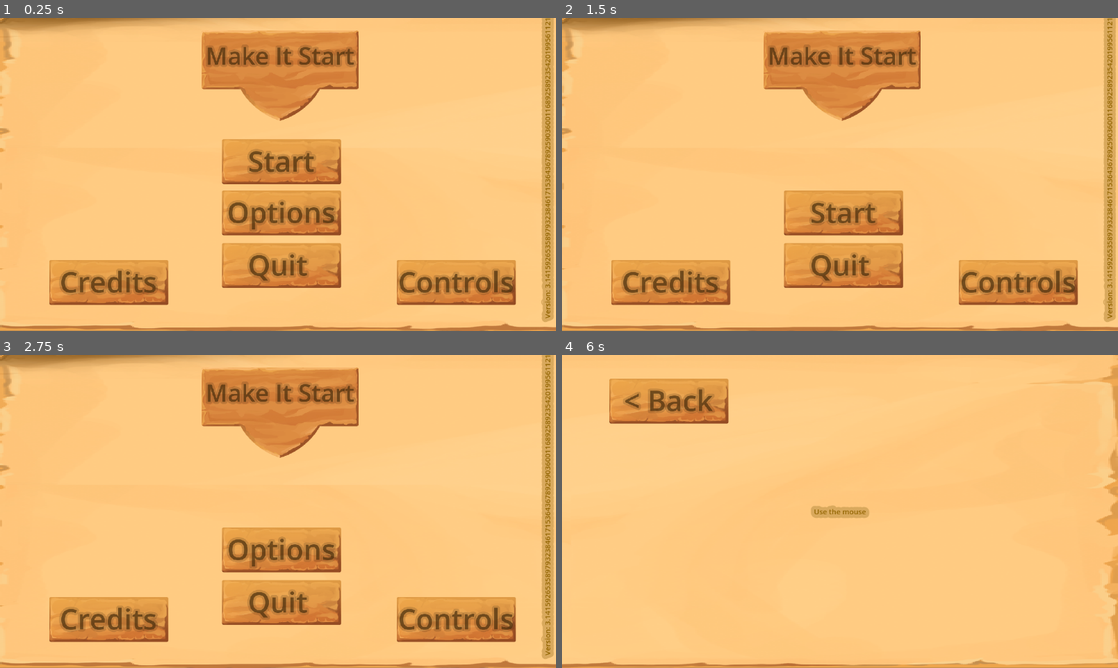
Above: before the commit, frames 1-4 (two rows, left to right).
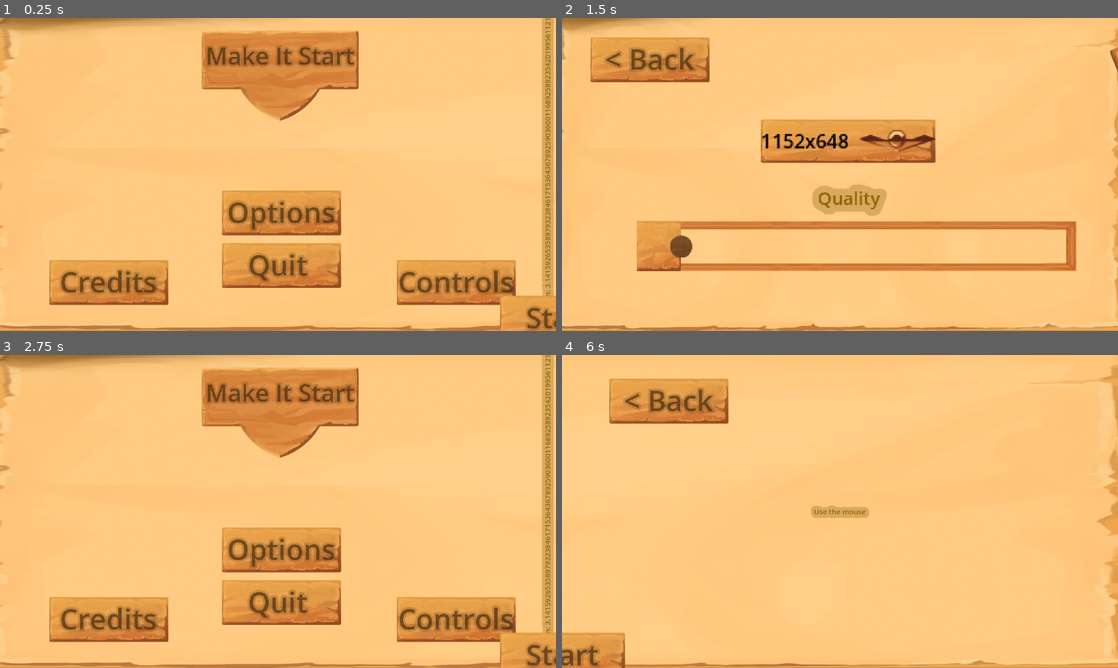
Above: after the commit, the same moments.

Repository: Benjamin-Fever/Global-Game-Jam-2024
Game: Godot game, scene res://start_menu.tscn
Two runs of this game, one before a commit and one after it. Both use one fixed random seed, a clock stepped at 60 frames per second and the inputs below.
Inputs (mouse positions are in pixels of both pictures, inside the frame that each line leads up to):
- Up to frame 1 (0.25 s): no input
- Up to frame 2 (1.5 s): click (845, 161) at 0.5 s, where only the run before the commit has a clickable "Start"; click (845, 196) at 1.25 s, where only the run before the commit has a clickable "Start"
- Up to frame 3 (2.75 s): click (88, 395) at 2 s, where only the run after the commit has a clickable "< Back"
- Up to frame 4 (6 s): click "Options" at 2.75 s; click "< Back" at 3.5 s; click "Credits" at 4.25 s; click "< Back" at 5 s; click "Controls" at 5.75 s

The runs differ from the first frame. In frame 1, 4.1% of the frame differs, in the area x 39-100%, y 38-100%; in frame 2, 32%, in the area x 0-100%, y 0-100%; in frame 3, 1.0%; in frame 4, 1.2%.

Commit message:
change in stuff

Diff:
--- a/start_menu.tscn
+++ b/start_menu.tscn
@@ -168,10 +168,10 @@
 anchor_top = 0.5
 anchor_right = 0.5
 anchor_bottom = 0.5
-offset_left = -173.0
-offset_top = -94.0
-offset_right = 180.0
-offset_bottom = 39.001
+offset_left = 403.0
+offset_top = 230.0
+offset_right = 756.0
+offset_bottom = 363.001
 grow_horizontal = 2
 grow_vertical = 2
 scale = Vector2(0.7, 0.7)
